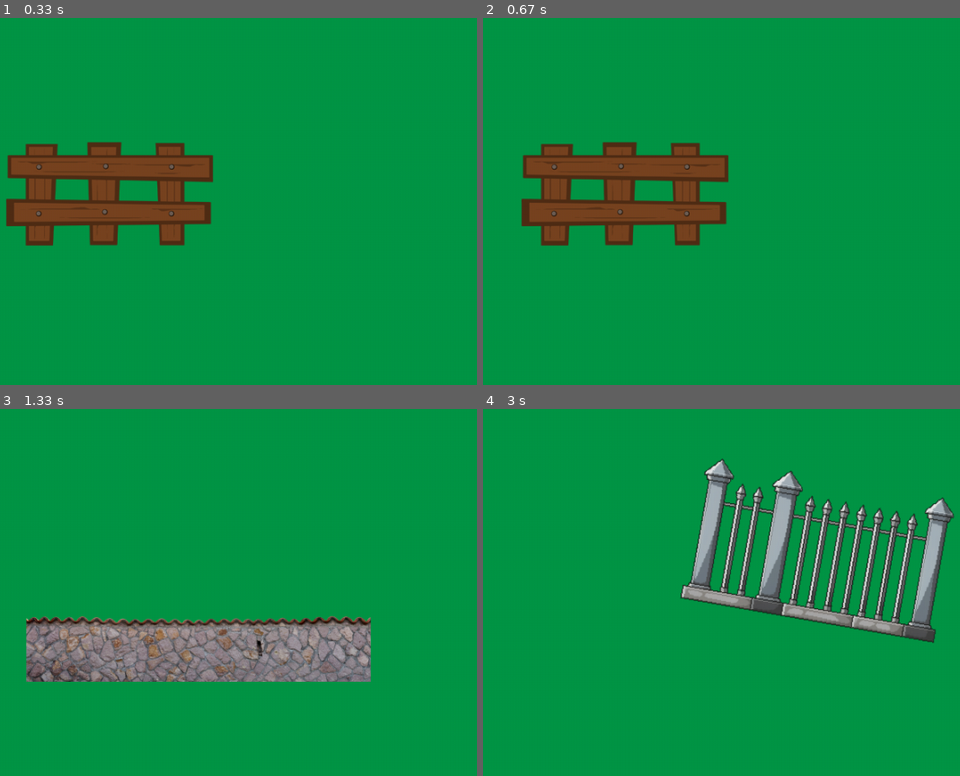
Above: before the commit, frames 1-4 (two rows, left to right).
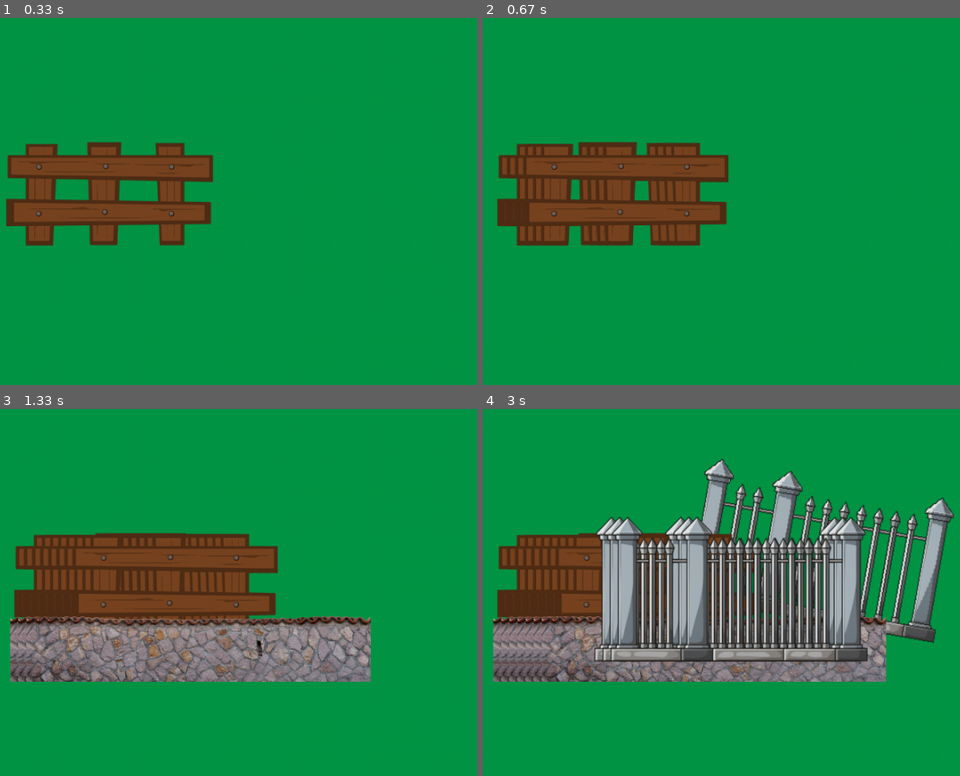
Above: after the commit, the same moments.

Repository: cersluv/Eagle_Defender
Game: pygame game, started from ventana.py
Two runs of this game, one before a commit and one after it. Both use one fixed random seed, a clock stepped at 60 frames per second and the inputs below.
Inputs:
- Up to frame 1 (0.33 s): no input
- Up to frame 2 (0.67 s): hold R from 0.33 s (still down); hold D from 0.33 s (still down)
- Up to frame 3 (1.33 s): release R at 0.8 s; release D at 0.8 s; hold R 0.83-1.3 s; hold D 0.83-1.3 s; tap 2 at 0.98 s
- Up to frame 4 (3 s): hold R 1.33-1.8 s; hold D 1.33-1.8 s; tap 3 at 1.48, 2.82 s; hold D 1.83-2.3 s; tap E at 1.98 s; hold W 2.33-2.63 s; tap 2 at 2.48 s; hold D from 2.67 s (still down)

Frame 1 is identical in both runs. In frame 2, 3.1% of the frame differs, in the area x 3-50%, y 33-63%; in frame 3, 13%; in frame 4, 31%, in the area x 2-85%, y 29-75%.

Commit message:
feat: counter limit and placement
added counter limit for each barrier and placement in window, still need to add collisions.

Diff:
--- a/ventana.py
+++ b/ventana.py
@@ -23,9 +23,19 @@
 speed = 0.3
 x = 0
 y = 0
-woodCounter = 0
 rotate = pygame.transform.rotate(barrera.imagen, angulo)
 rotation = 5
+barrera_positions = []
+placing_barrier = False
+counterWood = 0
+counterStone = 0
+counterSteel = 0
+wood = True
+stone = False
+steel = False
+increment_wood = False
+increment_Stone = False
+increment_Steel = False
 
 while True:
     for evento in pygame.event.get():
@@ -33,7 +43,7 @@
             pygame.quit()
             sys.exit()
 
-        #Evento de rotacion, movimiento y cambio de barrera
+        #Evento de rotacion, movimiento, cambio de barrera y posicionamiento
         keys = pygame.key.get_pressed()
         if keys[pygame.K_q]:
             angulo += rotation
@@ -65,6 +75,34 @@
             x -=10
         if keys[pygame.K_d]:
             x +=10
+        if keys[pygame.K_r]:
+            if wood:
+                if counterWood < 10:
+                    placing_barrier = True
+                    barrera_positions.append((x, y, angulo, barrera.imagen))
+                    if not increment_wood:
+                        counterWood += 1
+                        increment_wood = True
+                    else:
+                        increment_wood = False
+            elif stone:
+                if counterStone < 10:
+                    placing_barrier = True
+                    barrera_positions.append((x, y, angulo, barrera.imagen))
+                    if not increment_Stone:
+                        counterStone += 1
+                        increment_Stone = True
+                    else:
+                        increment_Stone = False
+            elif steel:
+                if counterSteel < 10:
+                    placing_barrier = True
+                    barrera_positions.append((x, y, angulo, barrera.imagen))
+                    if not increment_Steel:
+                        counterSteel += 1
+                        increment_Steel = True
+                    else:
+                        increment_Steel = False
 
     # Dibuja la imagen en la ventana
     screen.fill(bgColor)
@@ -73,4 +111,11 @@
     clock.tick(FPS)
     # Dibuja la imagen rotada en la ventana
     screen.blit(rotate, rect_rotate)
+
+    #Coloca la imagen donde el jugador la quiere
+    for pos_x, pos_y, pos_angulo, pos_imagen in barrera_positions:
+        rotated_barrier = pygame.transform.rotate(pos_imagen, pos_angulo)
+        barrier_rect = rotated_barrier.get_rect(center=(width // 2 + pos_x, height // 2 + pos_y))
+        screen.blit(rotated_barrier, barrier_rect)
+
     pygame.display.update()
